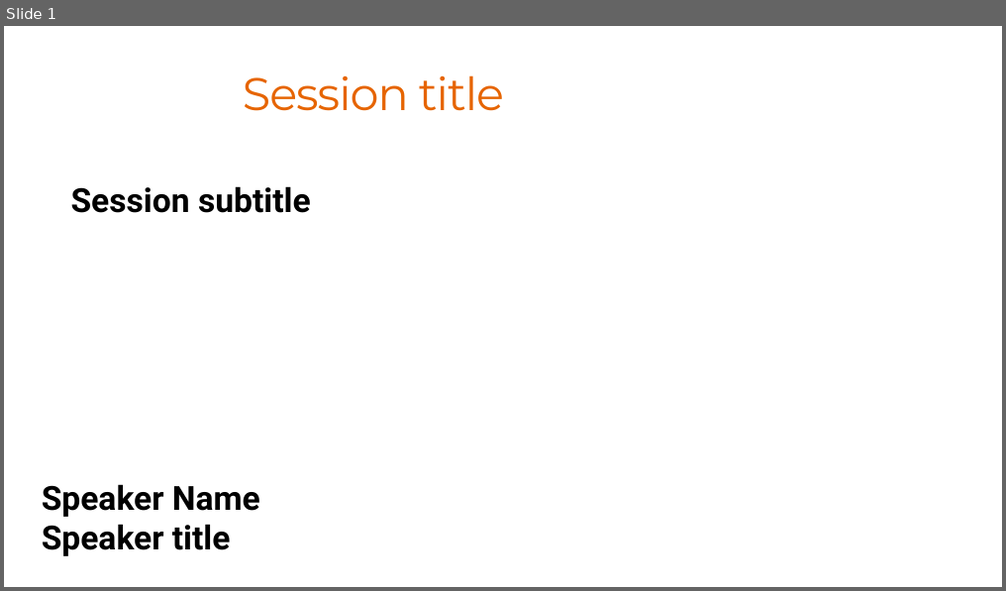
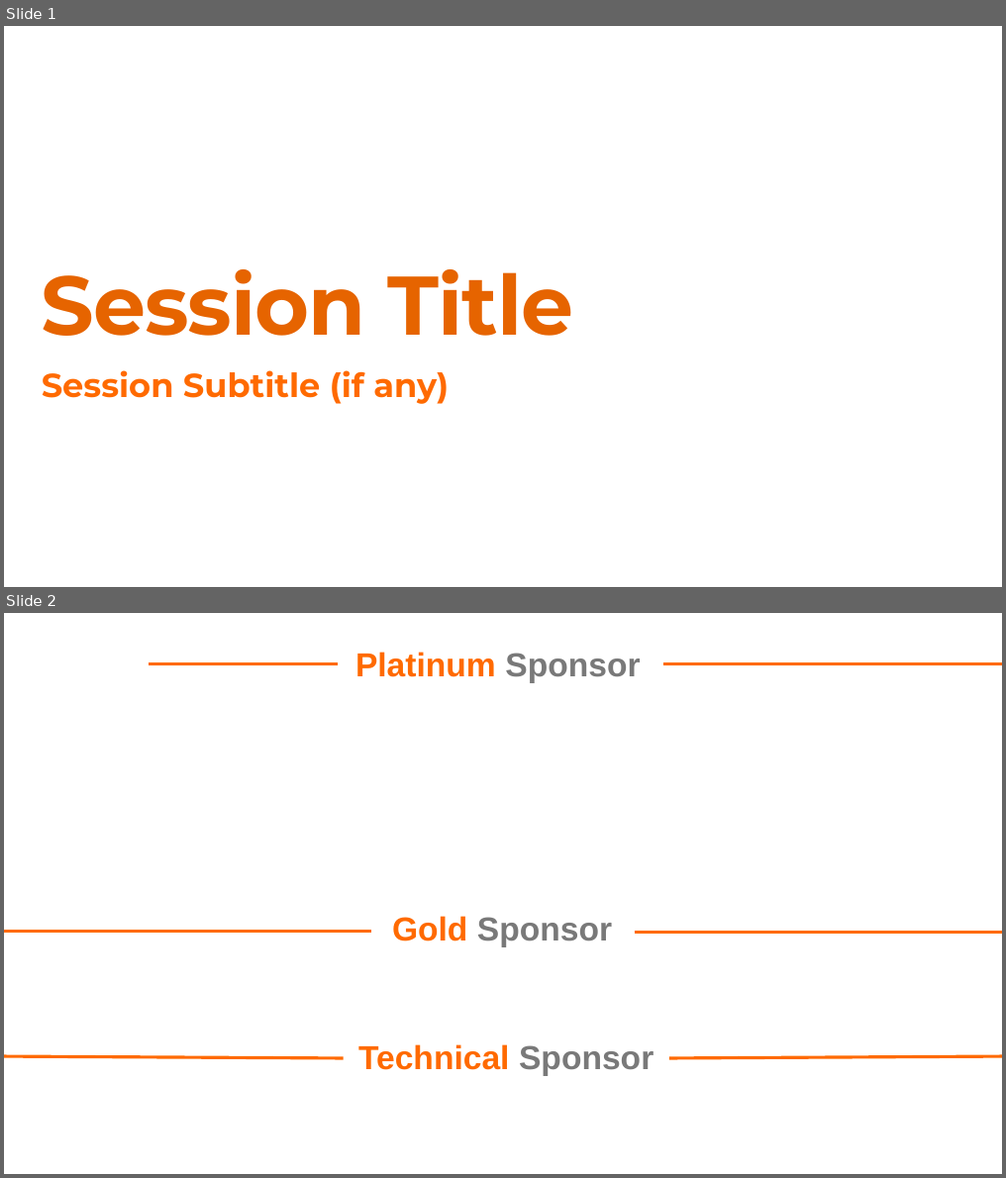
Before and after one commit to DotNetCodeIT/aiday2025, a slide deck: template/Template_AIDay2025.pptx. Shown one above the other, each under a label of ours: slide 1 before the commit, slides 1 and 2 after it. The pictures are 1006x591 and 1006x1178 pixels, drawn with LibreOffice and Linux fonts; fonts in the diff are those of the drawing; background and template pictures are left out. Boxes give left, top, right and bottom in pixels: in the first picture for what was removed or moved away, otherwise in the second. Text is boxed around its words. In the diff, an @@ line names an element or a change of style, - is before the commit and + after.

```diff
--- a/template/Template_AIDay2025.pptx
+++ b/template/Template_AIDay2025.pptx
@@ slide 2 added at <box>4,613,1002,1174</box>, background #FFFFFF @@
@@ line added from (149, 663) to (338, 663), #FF6A00 3 pt @@
@@ text added at <box>355,652,640,683</box>, 32 pt, text #FF6A00, bold @@
+Platinum Sponsor
@@ line added from (664, 663) to (1002, 663), #FF6A00 3 pt @@
@@ line added from (4, 931) to (371, 931), #FF6A00 3 pt @@
@@ text added at <box>392,916,612,948</box>, 32 pt, text #797979, bold @@
+Gold Sponsor
@@ line added from (635, 932) to (1002, 932), #FF6A00 3 pt @@
@@ line added from (4, 1057) to (344, 1059), #FF6A00 3 pt @@
@@ text added at <box>358,1045,653,1076</box>, 32 pt, text #FF6A00, bold @@
+Technical Sponsor
@@ line added from (669, 1059) to (1002, 1057), #FF6A00 3 pt @@
@@ slide 1 changed as well @@
@@ rectangle removed at <box>376,26,1002,587</box> @@
@@ title "Session Title" at <box>42,270,574,336</box>: vertical alignment middle to bottom @@
@@ title at <box>42,270,574,336</box>: text changed; size 44 to 80 pt; bold on @@
-Session title
+Session Title
@@ text at <box>42,371,449,404</box>: text changed; font Roboto to Montserrat; text colour #000000 to #FF6A00 @@
-Session subtitle
+Session Subtitle (if any)
@@ text removed at <box>42,484,260,517</box> @@
-Speaker Name
@@ text removed at <box>42,524,231,557</box> @@
-Speaker title
```
Also in this commit, not shown: 1 other slide changed, 3 other slides added, 4 slides removed.
